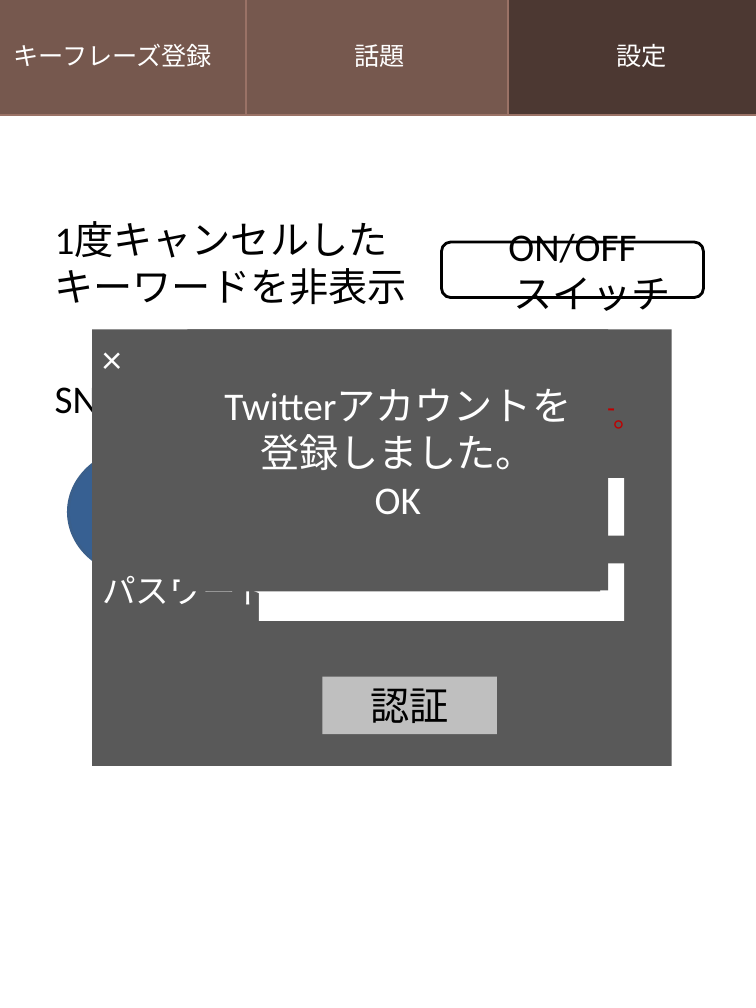
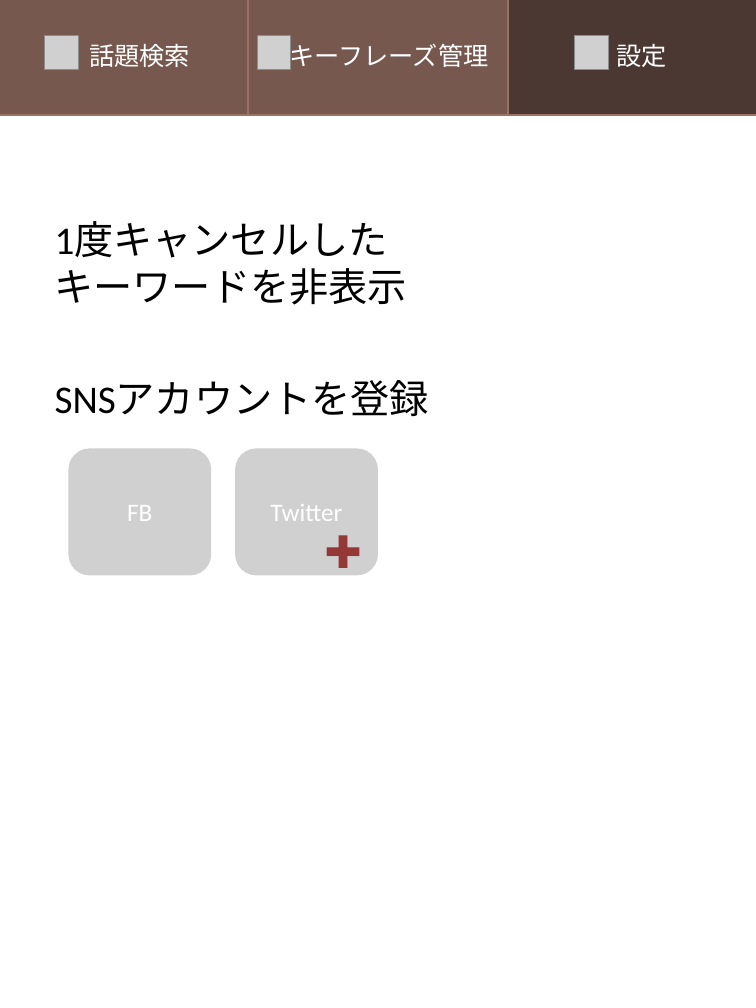
Before and after one commit to kirikiriyamama/topick, a slide deck: slide 3 of client/UI/UI.pptx (slide 9 before the commit). Drawn at 756x1008 pixels with LibreOffice and Linux fonts; fonts in the diff are those of the drawing; grey boxes stand for pictures; background and template pictures are left out. Boxes give left, top, right and bottom in pixels: in the first picture for what was removed or moved away, otherwise in the second. Text is boxed around its words. In the diff, an @@ line names an element or a change of style, - is before the commit and + after.

```diff
--- a/client/UI/UI.pptx
+++ b/client/UI/UI.pptx
@@ rectangle "話題検索": place and size @@
-rectangle "話題検索" at (246, 0, 513, 115)
+rectangle "話題検索" at (0, 0, 248, 115)
@@ rectangle "キーフレーズ管理": place and size @@
-rectangle "キーフレーズ管理" at (0, 0, 246, 115)
+rectangle "キーフレーズ管理" at (243, 0, 510, 115)
@@ picture added at (44, 35, 78, 69) @@
@@ text in rectangle at (89, 44, 190, 67): text changed @@
-話題
+話題検索
@@ picture added at (257, 35, 290, 69) @@
@@ text in rectangle at (290, 39, 489, 70): text changed @@
-キーフレーズ登録
+キーフレーズ管理
@@ picture added at (575, 35, 608, 69) @@
@@ rounded rectangle removed at (442, 242, 704, 297) @@
-ON/OFF
-スイッチ
@@ rectangle removed at (179, 331, 600, 592) @@
-ログイン中
-(くるくるマーク)
@@ rectangle removed at (187, 330, 608, 591) @@
-Twitterアカウントを
-登録しました。
-OK
@@ text removed at (197, 399, 642, 468) @@
-アカウント情報が間違っています。
-再入力してください。
@@ ellipse removed at (69, 449, 212, 576) @@
-FB
@@ picture added at (69, 449, 212, 576), 18 pt, text #FFFFFF @@
+FB
@@ picture added at (235, 449, 378, 576), 18 pt, text #FFFFFF @@
+Twitter
@@ text added at (314, 519, 370, 584), 32 pt, text #953735 @@
+✚
@@ group removed at (93, 330, 672, 766): 4 rectangles @@
-× Twitterアカウント認証
-ID
-パスワード
-認証
```
Also in this commit, not shown: 3 other slides changed, 3 slides added, 5 slides removed, 3 other files.
